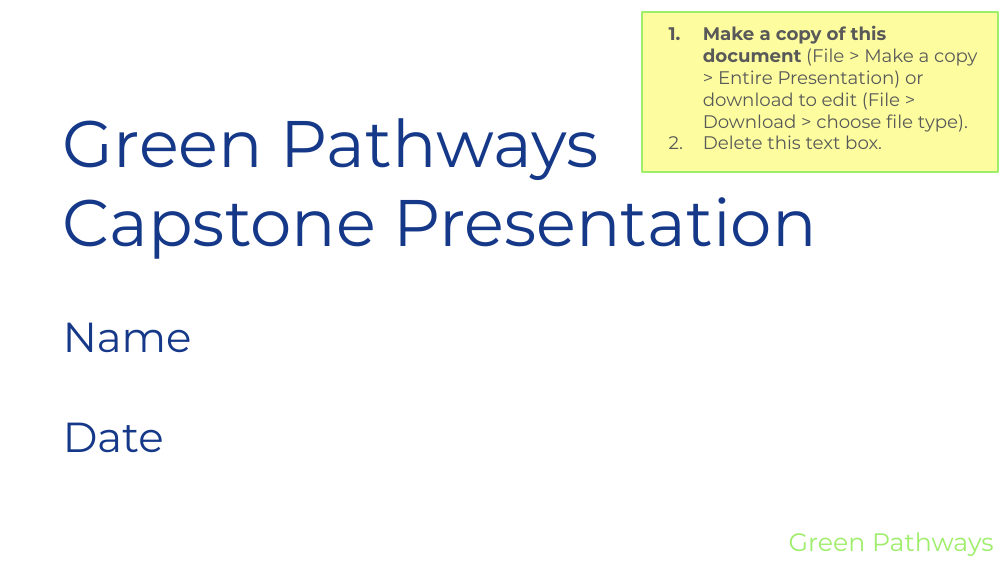
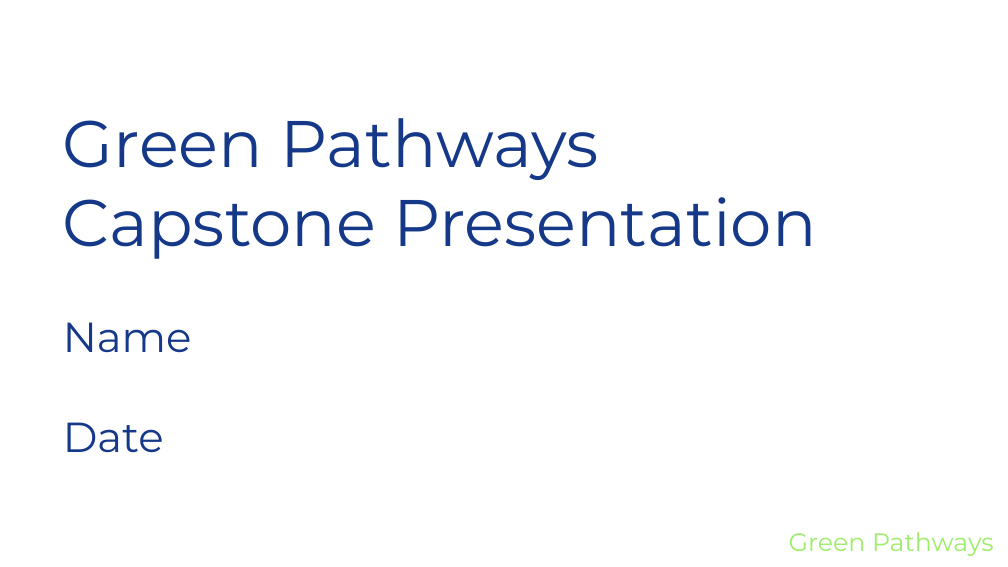
Before and after one commit to Sakshamg4/capstone-project-en, a slide deck: slide 1 of templates/presentation_template_en.pptx. Drawn at 1008x567 pixels with LibreOffice and Linux fonts; fonts in the diff are those of the drawing. Boxes give left, top, right and bottom in pixels: in the first picture for what was removed or moved away, otherwise in the second. Text is boxed around its words. In the diff, an @@ line names an element or a change of style, - is before the commit and + after.

Commit message:
chore: update presentation template and remove system metadata file

```diff
--- a/templates/presentation_template_en.pptx
+++ b/templates/presentation_template_en.pptx
@@ rectangle removed at [642,12,997,171] @@
-1. Make a copy of this document (File > Make a copy > Entire Presentation) or download to edit (File > Download > choose file type).
-2. Delete this text box.
```
Also in this commit, not shown: 1 other file.
